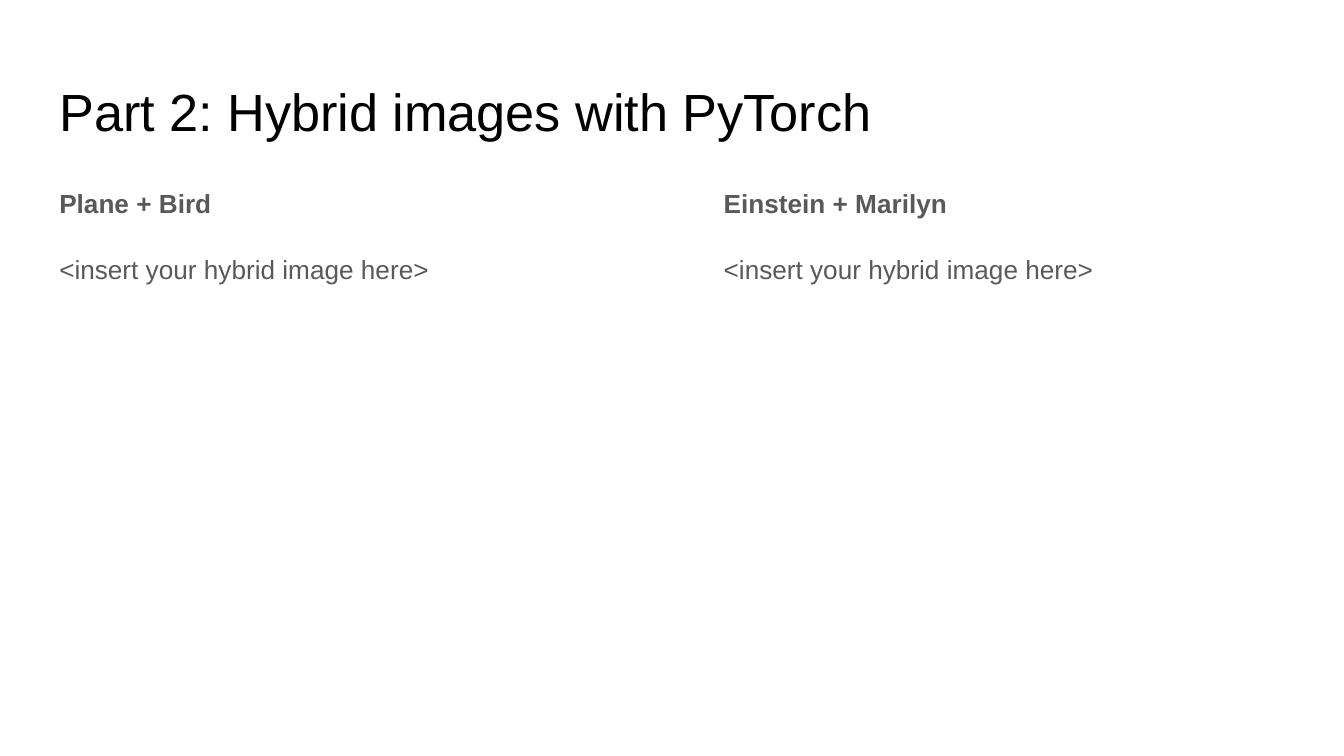
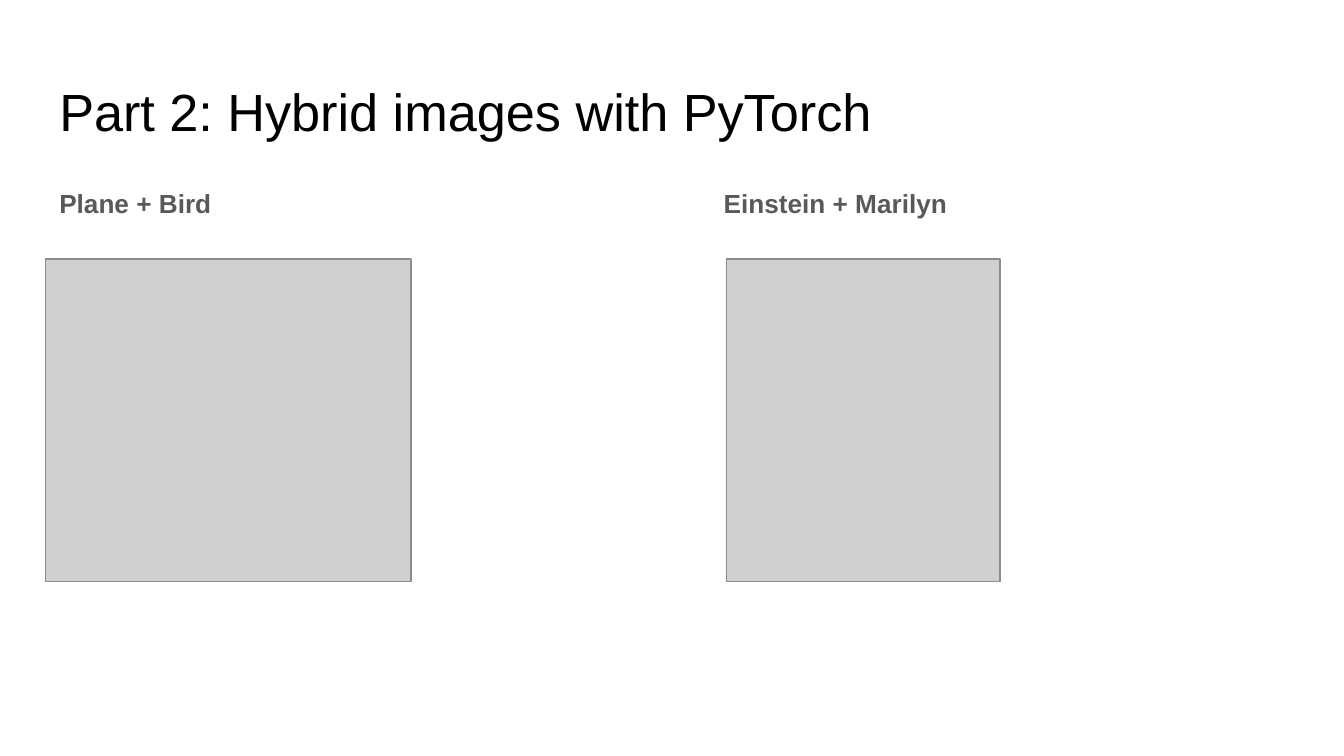
Before and after one commit to haoranw96/filtering_hybrid, a slide deck: slide 9 of report_template.pptx. Drawn at 1344x756 pixels with LibreOffice and Linux fonts; fonts in the diff are those of the drawing; grey boxes stand for pictures. Boxes give left, top, right and bottom in pixels: in the first picture for what was removed or moved away, otherwise in the second. Text is boxed around its words. In the diff, an @@ line names an element or a change of style, - is before the commit and + after.

```diff
--- a/report_template.pptx
+++ b/report_template.pptx
@@ picture added at <box>46,259,411,582</box> @@
@@ text at <box>59,260,429,285</box>: paragraph removed @@
-<insert your hybrid image here>
@@ text at <box>724,260,1093,285</box>: paragraph removed @@
-<insert your hybrid image here>
@@ picture added at <box>726,259,1000,582</box> @@
```
Also in this commit, not shown: 9 other slides changed, 2 slides added, 2 slides removed, 1 other file.
